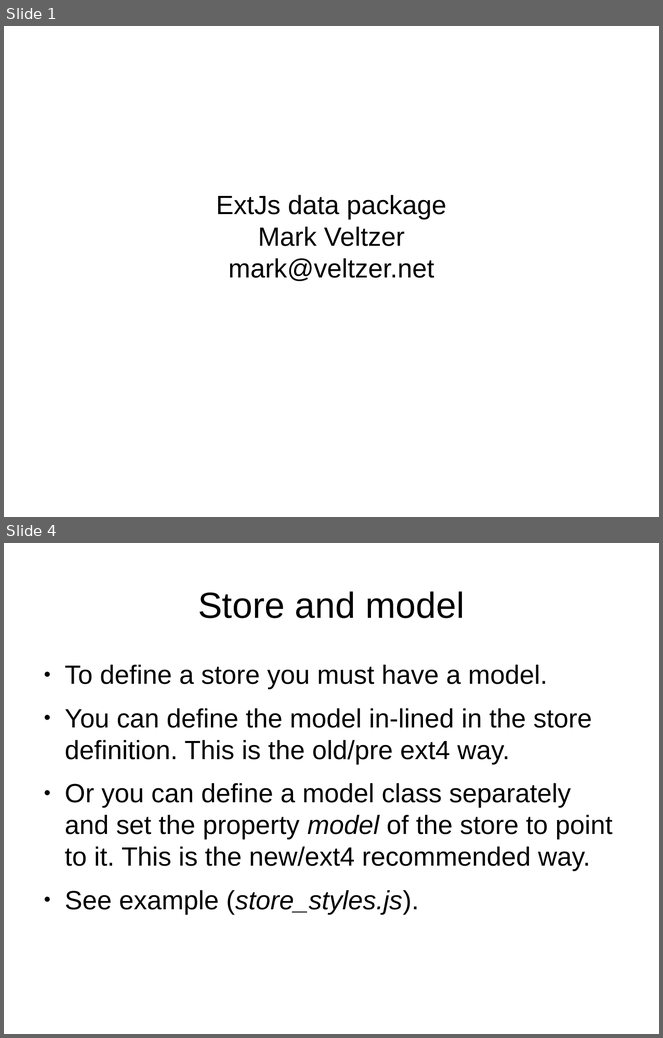
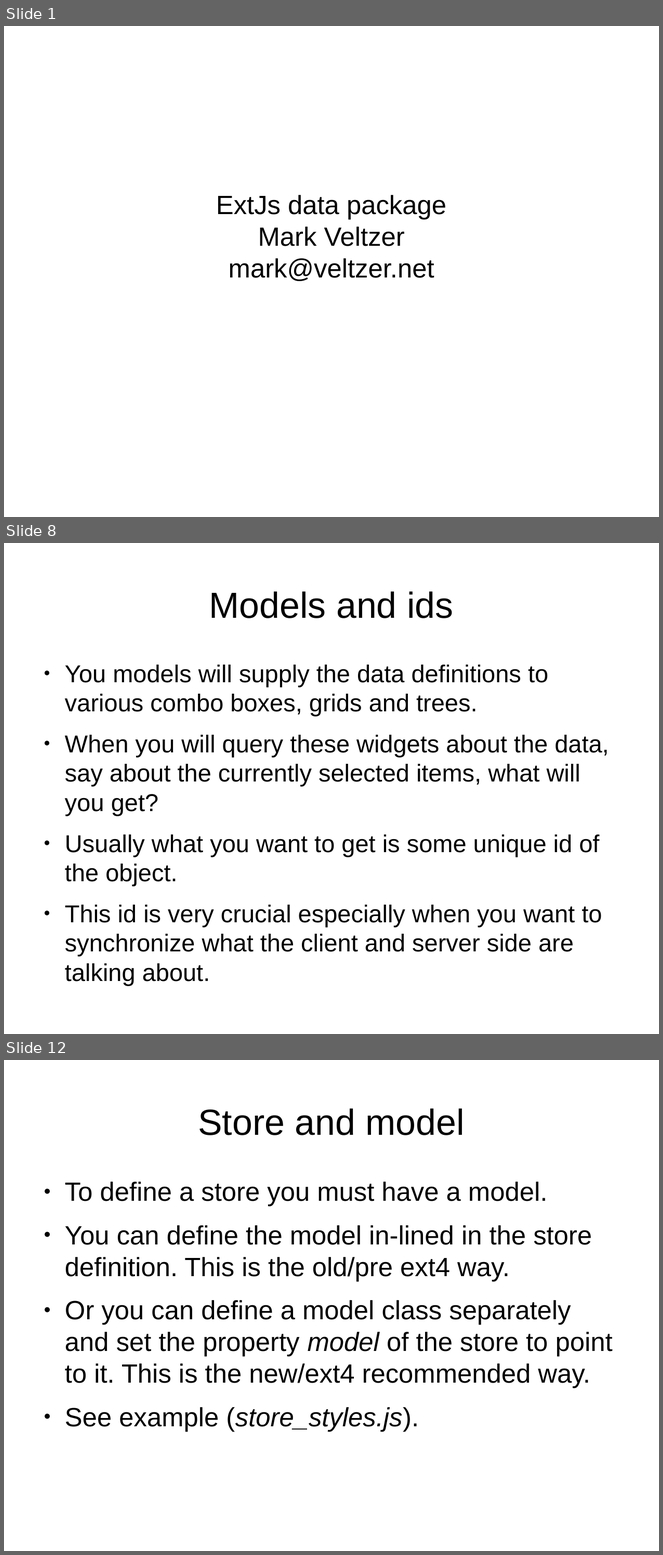
Before and after one commit to veltzer/demos, a slide deck: javascript/extjs/doc/extjs_data.odp. Shown one above the other, each under a label of ours: slides 1 and 4 before the commit, slides 1, 8 and 12 after it; the slides between them are not shown. The pictures are 663x1038 and 663x1555 pixels, drawn with LibreOffice and Linux fonts; fonts in the diff are those of the drawing. Boxes give left, top, right and bottom in pixels: in the first picture for what was removed or moved away, otherwise in the second. Text is boxed around its words. In the diff, an @@ line names an element or a change of style, - is before the commit and + after.

```diff
--- a/javascript/extjs/doc/extjs_data.odp
+++ b/javascript/extjs/doc/extjs_data.odp
@@ slide 8 added at (x1=4, y1=543, x2=659, y2=1034), background #FFFFFF @@
@@ title added at (x1=209, y1=591, x2=453, y2=618), 44 pt, text #000000 @@
+Models and ids
@@ text added at (x1=65, y1=665, x2=609, y2=956), 29.6 pt, text #000000 @@
+● You models will supply the data definitions to various combo boxes, grids and trees.
+● When you will query these widgets about the data, say about the currently selected items, what will you get?
+● Usually what you want to get is some unique id of the object.
+● This id is very crucial especially when you want to synchronize what the client and server side are talking about.
@@ what was slide 4 is now slide 12 @@
```
Also in this commit, not shown: 2 slides changed, 7 other slides added, 6 other files.
